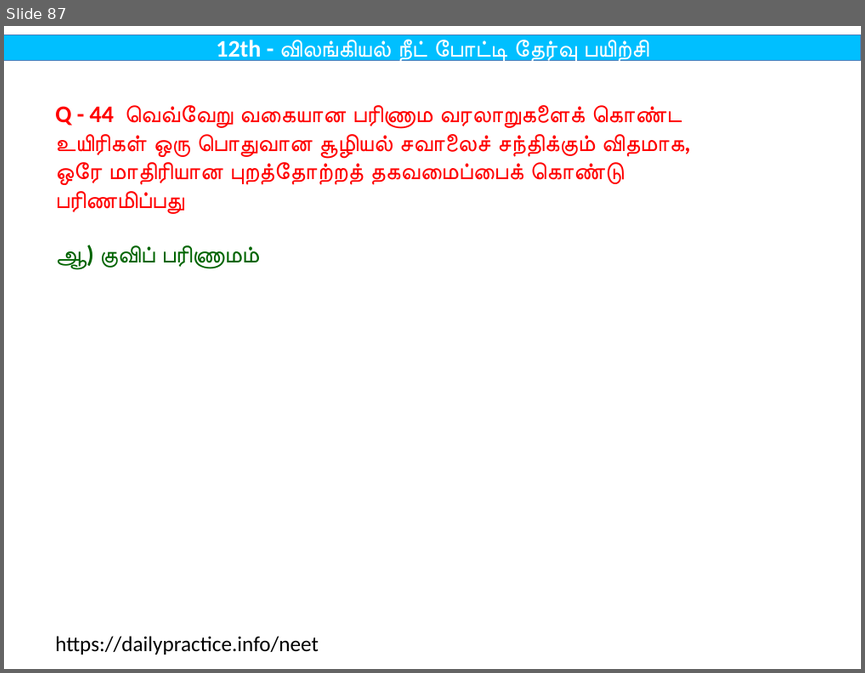
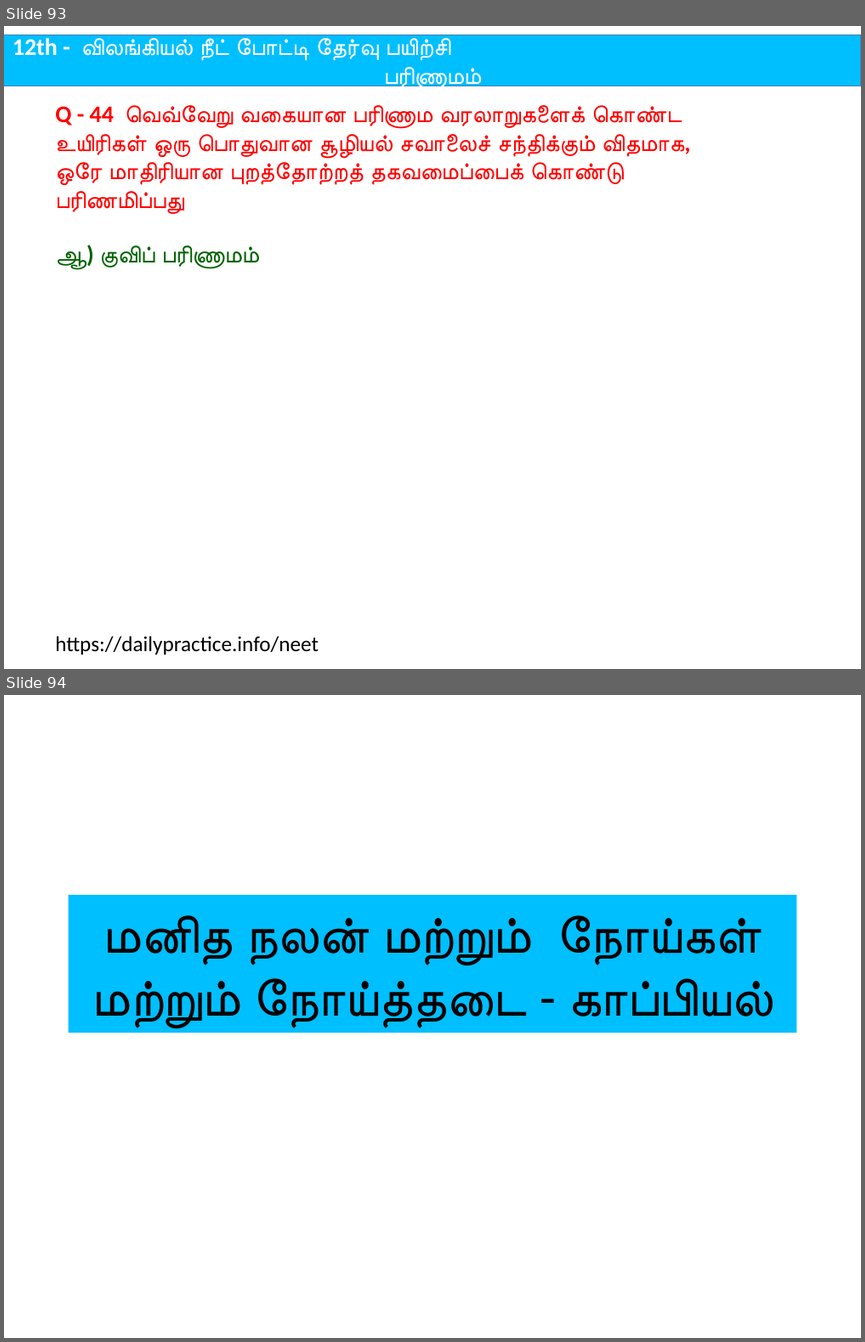
Before and after one commit to tvmani/tvmani.github.io, a slide deck: tamil_biology/12th_Bio_Zoology_Tamil.pptx. Shown one above the other, each under a label of ours: slide 87 before the commit, slides 93 and 94 after it. The pictures are 865x673 and 865x1342 pixels, drawn with LibreOffice and Linux fonts; fonts in the diff are those of the drawing. Boxes give left, top, right and bottom in pixels: in the first picture for what was removed or moved away, otherwise in the second. Text is boxed around its words. In the diff, an @@ line names an element or a change of style, - is before the commit and + after.

```diff
--- a/tamil_biology/12th_Bio_Zoology_Tamil.pptx
+++ b/tamil_biology/12th_Bio_Zoology_Tamil.pptx
@@ slide 94 added at (x1=4, y1=695, x2=861, y2=1338), background #FFFFFF @@
@@ title added at (x1=69, y1=895, x2=796, y2=1032), fill #00BFFF, 44 pt, text #000000 @@
+மனித நலன் மற்றும் நோய்கள் மற்றும் நோய்த்தடை - காப்பியல்
@@ what was slide 87 is now slide 93 @@
@@ slide 93 changed as well @@
@@ rectangle "12th - விலங்கியல் நீட் போட்டி ..." resized from (x1=4, y1=34, x2=861, y2=60) to (x1=4, y1=34, x2=861, y2=86) @@
@@ text in rectangle at (x1=12, y1=38, x2=478, y2=91): text changed @@
-12th - விலங்கியல் நீட் போட்டி தேர்வு பயிற்சி
+12th - விலங்கியல் நீட் போட்டி தேர்வு பயிற்சி
+பரிணாமம்
```
Also in this commit, not shown: 218 other slides changed, 11 other slides added, 4 other files.
